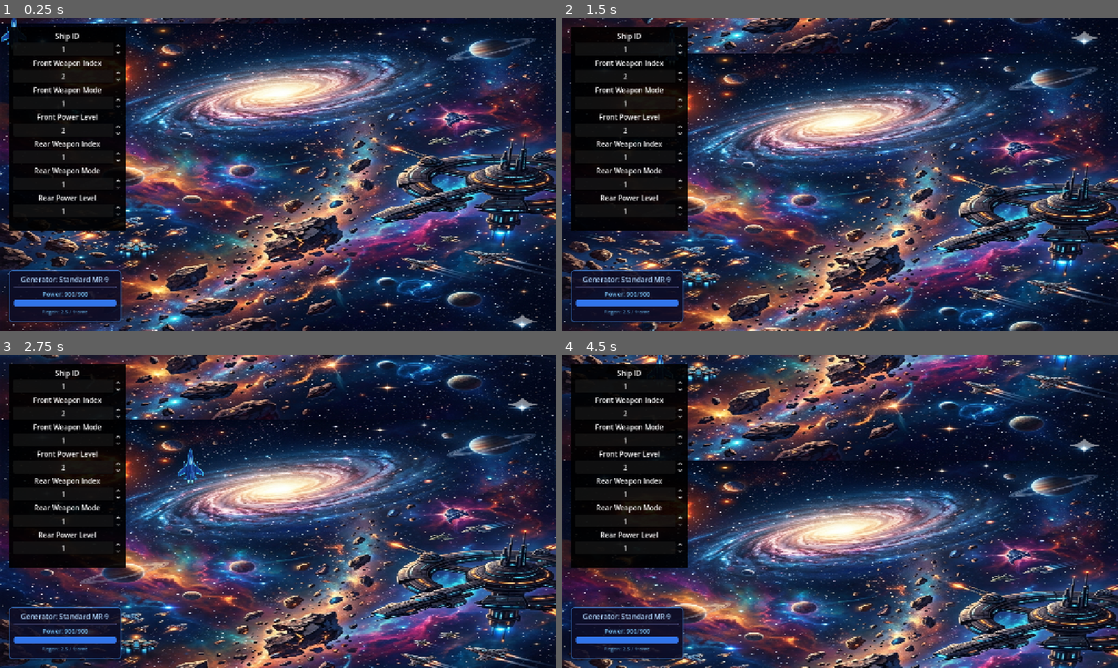
Above: before the commit, frames 1-4 (two rows, left to right).
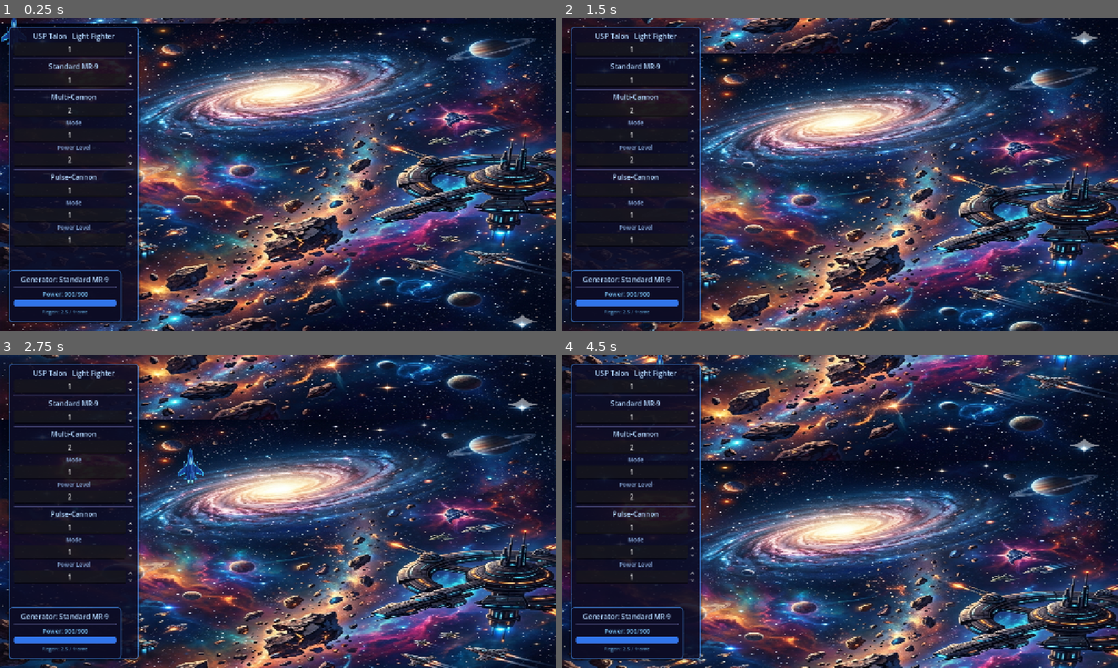
Above: after the commit, the same moments.

Repository: boryspimpek/Galaxid
Game: Godot game, scene res://scenes/world/World.tscn
The game is run twice, just before and just after one commit, with the same random seed, the same clock (stepped at 60 frames per second) and the same inputs.
Inputs:
- Up to frame 1 (0.25 s): no input
- Up to frame 2 (1.5 s): tap Enter (ui_accept) at 0.5, 0.77 s; hold Right (ui_right) 0.53-1.28 s; hold Down (ui_down) from 1.28 s (still down)
- Up to frame 3 (2.75 s): tap Enter (ui_accept) at 1.52 s; release Down (ui_down) at 2.03 s; hold Right (ui_right) from 2.03 s (still down)
- Up to frame 4 (4.5 s): release Right (ui_right) at 2.78 s; hold Up (ui_up) 2.78-3.53 s; tap Enter (ui_accept) at 3.02, 3.77 s; hold Left (ui_left) from 3.53 s (still down)

The runs differ from the first frame. In frame 1, 11% of the frame differs, in the area x 1-26%, y 2-98%; in frame 2, 11%; in frame 3, 12%; in frame 4, 12%.

Commit message:
generator ui

Diff:
--- a/scenes/player/player.gd
+++ b/scenes/player/player.gd
@@ -65,6 +65,13 @@
 
 	print("Player: Generator ID=", generator_id, " power=", generator_power, " → power_add=", power_add, " (energia/klatkę)")
 
+func reload_power_regeneration():
+	# Przelicz power_add na podstawie aktualnego generatora
+	var generator_id = PlayerSetup.generator_id
+	var generator_power = DataManager.get_generator_power(generator_id)
+	power_add = (generator_power * GameConstants.TYRIAN_FPS) / 60.0
+	print("Player: Przeładowano regenerację energii → power_add=", power_add)
+
 # ============================================================================
 # 2. RUCH I FIZYKA
 # ============================================================================
--- a/scenes/ui/PlayerConfigUI.gd
+++ b/scenes/ui/PlayerConfigUI.gd
@@ -5,19 +5,28 @@
 # ============================================================================
 
 # Referencje do SpinBox
-@onready var ship_id_spin = $VBoxContainer/ShipId
-@onready var front_weapon_index_spin = $VBoxContainer/FrontWeaponIndex
-@onready var front_weapon_mode_spin = $VBoxContainer/FrontWeaponMode
-@onready var front_power_level_spin = $VBoxContainer/FrontPowerLevel
-@onready var rear_weapon_index_spin = $VBoxContainer/RearWeaponIndex
-@onready var rear_weapon_mode_spin = $VBoxContainer/RearWeaponMode
-@onready var rear_power_level_spin = $VBoxContainer/RearPowerLevel
+@onready var ship_id_spin = $Background/VBoxContainer/ShipId
+@onready var generator_id_spin = $Background/VBoxContainer/GeneratorId
+@onready var front_weapon_index_spin = $Background/VBoxContainer/FrontWeaponIndex
+@onready var front_weapon_mode_spin = $Background/VBoxContainer/FrontWeaponMode
+@onready var front_power_level_spin = $Background/VBoxContainer/FrontPowerLevel
+@onready var rear_weapon_index_spin = $Background/VBoxContainer/RearWeaponIndex
+@onready var rear_weapon_mode_spin = $Background/VBoxContainer/RearWeaponMode
+@onready var rear_power_level_spin = $Background/VBoxContainer/RearPowerLevel
+
+# Referencje do etykiet z nazwami
+@onready var ship_name_label: Label = $Background/VBoxContainer/ShipNameLabel
+@onready var generator_name_label: Label = $Background/VBoxContainer/GeneratorNameLabel
+@onready var front_weapon_name_label: Label = $Background/VBoxContainer/FrontWeaponNameLabel
+@onready var rear_weapon_name_label: Label = $Background/VBoxContainer/RearWeaponNameLabel
 
 func _ready():
 	load_values_from_setup()
+	update_names()
 
 	# Podłącz sygnały - Callable z argumentem nazwy parametru
 	ship_id_spin.value_changed.connect(_on_ship_id_changed)
+	generator_id_spin.value_changed.connect(_on_generator_id_changed)
 	front_weapon_index_spin.value_changed.connect(_on_front_weapon_index_changed)
 	front_weapon_mode_spin.value_changed.connect(_on_front_weapon_mode_changed)
 	front_power_level_spin.value_changed.connect(_on_front_power_level_changed)
@@ -41,8 +50,10 @@
 		player.apply_ship_stats()
 		print("PlayerConfigUI: Przeładowano dane statku")
 
+
 func load_values_from_setup():
 	ship_id_spin.value = PlayerSetup.ship_id
+	generator_id_spin.value = PlayerSetup.generator_id
 	front_weapon_index_spin.value = PlayerSetup.front_weapon_index
 	front_weapon_mode_spin.value = PlayerSetup.front_weapon_mode
 	front_power_level_spin.value = PlayerSetup.front_power_level
@@ -50,17 +61,62 @@
 	rear_weapon_mode_spin.value = PlayerSetup.rear_weapon_mode
 	rear_power_level_spin.value = PlayerSetup.rear_power_level
 
+func update_names():
+	# Nazwa statku
+	var ship = DataManager.get_ship_by_id(PlayerSetup.ship_id)
+	if not ship.is_empty():
+		ship_name_label.text = ship.get("name", "Unknown Ship")
+	else:
+		ship_name_label.text = "Unknown Ship"
+
+	# Nazwa generatora
+	var generator = DataManager.get_generator_by_id(PlayerSetup.generator_id)
+	if not generator.is_empty():
+		generator_name_label.text = generator.get("name", "Unknown Generator")
+	else:
+		generator_name_label.text = "Unknown Generator"
+
+	# Nazwa przedniej broni
+	var front_weapon = DataManager.get_weapon_port_by_id(PlayerSetup.front_weapon_index)
+	if not front_weapon.is_empty():
+		front_weapon_name_label.text = front_weapon.get("name", "Unknown Weapon")
+	else:
+		front_weapon_name_label.text = "Unknown Weapon"
+
+	# Nazwa tylnej broni
+	var rear_weapon = DataManager.get_weapon_port_by_id(PlayerSetup.rear_weapon_index)
+	if not rear_weapon.is_empty():
+		rear_weapon_name_label.text = rear_weapon.get("name", "Unknown Weapon")
+	else:
+		rear_weapon_name_label.text = "Unknown Weapon"
+
 func _on_ship_id_changed(value: float):
 	PlayerSetup.ship_id = int(value)
 	print("PlayerConfigUI: Zmieniono ship_id = ", int(value))
 	ship_id_spin.release_focus()
 	reload_ship_data()
+	update_names()
+
+func _on_generator_id_changed(value: float):
+	PlayerSetup.generator_id = int(value)
+	print("PlayerConfigUI: Zmieniono generator_id = ", int(value))
+	generator_id_spin.release_focus()
+	reload_power_regeneration()
+	update_names()
+
+func reload_power_regeneration():
+	# Znajdź gracza w scenie i przeładuj regenerację energii
+	var player = get_tree().current_scene.find_child("Player", true, false)
+	if player:
+		player.reload_power_regeneration()
+		print("PlayerConfigUI: Przeładowano regenerację energii")
 
 func _on_front_weapon_index_changed(value: float):
 	PlayerSetup.front_weapon_index = int(value)
 	print("PlayerConfigUI: Zmieniono front_weapon_index = ", int(value))
 	front_weapon_index_spin.release_focus()
 	reload_weapon_config()
+	update_names()
 
 func _on_front_weapon_mode_changed(value: float):
 	PlayerSetup.front_weapon_mode = int(value)
@@ -78,6 +134,7 @@
 	PlayerSetup.rear_weapon_index = int(value)
 	print("PlayerConfigUI: Zmieniono rear_weapon_index = ", int(value))
 	rear_weapon_index_spin.release_focus()
+	update_names()
 
 func _on_rear_weapon_mode_changed(value: float):
 	PlayerSetup.rear_weapon_mode = int(value)
--- a/scenes/ui/PlayerConfigUI.tscn
+++ b/scenes/ui/PlayerConfigUI.tscn
@@ -1,6 +1,36 @@
 [gd_scene format=3 uid="uid://b8vqx4tqi0fke"]
 
 [ext_resource type="Script" path="res://scenes/ui/PlayerConfigUI.gd" id="1_8j8y8" uid="uid://c2f573g2ohek7"]
+
+[sub_resource type="StyleBoxFlat" id="StyleBoxFlat_bg"]
+content_margin_left = 12.0
+content_margin_top = 10.0
+content_margin_right = 12.0
+content_margin_bottom = 10.0
+bg_color = Color(0.05, 0.05, 0.15, 0.85)
+border_width_left = 2
+border_width_top = 2
+border_width_right = 2
+border_width_bottom = 2
+border_color = Color(0.3, 0.6, 1.0, 0.6)
+corner_radius_top_left = 8
+corner_radius_top_right = 8
+corner_radius_bottom_right = 8
+corner_radius_bottom_left = 8
+shadow_color = Color(0, 0, 0, 0.3)
+shadow_size = 4
+
+[sub_resource type="StyleBoxFlat" id="StyleBoxFlat_bar_bg"]
+bg_color = Color(0.1, 0.1, 0.2, 0.9)
+border_width_left = 1
+border_width_top = 1
+border_width_right = 1
+border_width_bottom = 1
+border_color = Color(0.3, 0.3, 0.5, 0.5)
+corner_radius_top_left = 4
+corner_radius_top_right = 4
+corner_radius_bottom_right = 4
+corner_radius_bottom_left = 4
 
 [node name="PlayerConfigUI" type="Control" unique_id=290511547]
 script = ExtResource("1_8j8y8")
@@ -8,66 +38,91 @@
 anchors_preset = 0
 offset_left = 20.0
 offset_top = 20.0
-offset_right = 520.0
-offset_bottom = 620.0
+offset_right = 320.0
+offset_bottom = 700.0
 grow_vertical = 2
 
-[node name="Background" type="ColorRect" parent="." unique_id=716108404]
+[node name="Background" type="PanelContainer" parent="." unique_id=716108404]
 z_index = -1
 layout_mode = 1
 anchors_preset = 15
 anchor_right = 1.0
 anchor_bottom = 1.0
-offset_right = -230.0
-offset_bottom = -130.0
 grow_horizontal = 2
 grow_vertical = 2
-color = Color(0.00037879302, 2.2678797e-09, 0.00020417666, 0.9019608)
-
-[node name="VBoxContainer" type="VBoxContainer" parent="." unique_id=849378536]
-layout_mode = 1
-anchors_preset = 15
-anchor_right = 1.0
-anchor_bottom = 1.0
-offset_left = 10.0
-offset_top = 10.0
-offset_right = -240.0
-offset_bottom = -160.0
-grow_horizontal = 2
-grow_vertical = 2
-
-[node name="ShipIdLabel" type="Label" parent="VBoxContainer" unique_id=1355461273]
-layout_mode = 2
-text = "Ship ID"
-horizontal_alignment = 1
-
-[node name="ShipId" type="SpinBox" parent="VBoxContainer" unique_id=1198482493]
+theme_override_styles/panel = SubResource("StyleBoxFlat_bg")
+
+[node name="VBoxContainer" type="VBoxContainer" parent="Background" unique_id=849378536]
+layout_mode = 2
+theme_override_constants/separation = 4
+
+[node name="ShipNameLabel" type="Label" parent="Background/VBoxContainer"]
+layout_mode = 2
+theme_override_font_sizes/font_size = 16
+theme_override_colors/font_color = Color(0.7, 0.85, 1.0, 1)
+text = "Unknown Ship"
+horizontal_alignment = 1
+
+[node name="ShipId" type="SpinBox" parent="Background/VBoxContainer" unique_id=1198482493]
 layout_mode = 2
 size_flags_horizontal = 3
 focus_mode = 0
 max_value = 13.0
 value = 1.0
 alignment = 1
-
-[node name="FrontWeaponIndexLabel" type="Label" parent="VBoxContainer" unique_id=339620443]
-layout_mode = 2
-text = "Front Weapon Index"
-horizontal_alignment = 1
-
-[node name="FrontWeaponIndex" type="SpinBox" parent="VBoxContainer" unique_id=2032106987]
+theme_override_font_sizes/font_size = 14
+theme_override_colors/font_color = Color(0.5, 0.8, 1.0, 1)
+
+[node name="HSeparator" type="HSeparator" parent="Background/VBoxContainer"]
+layout_mode = 2
+theme_override_styles/separator = SubResource("StyleBoxFlat_bar_bg")
+
+[node name="GeneratorNameLabel" type="Label" parent="Background/VBoxContainer"]
+layout_mode = 2
+theme_override_font_sizes/font_size = 16
+theme_override_colors/font_color = Color(0.7, 0.85, 1.0, 1)
+text = "Unknown Generator"
+horizontal_alignment = 1
+
+[node name="GeneratorId" type="SpinBox" parent="Background/VBoxContainer"]
+layout_mode = 2
+size_flags_horizontal = 3
+focus_mode = 0
+max_value = 6.0
+value = 1.0
+alignment = 1
+theme_override_font_sizes/font_size = 14
+theme_override_colors/font_color = Color(0.5, 0.8, 1.0, 1)
+
+[node name="HSeparator2" type="HSeparator" parent="Background/VBoxContainer"]
+layout_mode = 2
+theme_override_styles/separator = SubResource("StyleBoxFlat_bar_bg")
+
+[node name="FrontWeaponNameLabel" type="Label" parent="Background/VBoxContainer"]
+layout_mode = 2
+theme_override_font_sizes/font_size = 16
+theme_override_colors/font_color = Color(0.7, 0.85, 1.0, 1)
+text = "Unknown Weapon"
+horizontal_alignment = 1
+
+[node name="FrontWeaponIndex" type="SpinBox" parent="Background/VBoxContainer" unique_id=2032106987]
 layout_mode = 2
 size_flags_horizontal = 3
 focus_mode = 0
 max_value = 42.0
 value = 2.0
 alignment = 1
-
-[node name="FrontWeaponModeLabel" type="Label" parent="VBoxContainer" unique_id=1383835779]
-layout_mode = 2
-text = "Front Weapon Mode"
-horizontal_alignment = 1
-
-[node name="FrontWeaponMode" type="SpinBox" parent="VBoxContainer" unique_id=468586884]
+theme_override_font_sizes/font_size = 14
+theme_override_colors/font_color = Color(0.5, 0.8, 1.0, 1)
+
+[node name="FrontWeaponModeLabel" type="Label" parent="Background/VBoxContainer" unique_id=1383835779]
+layout_mode = 2
+theme_override_font_sizes/font_size = 13
+theme_override_colors/font_color = Color(0.6, 0.75, 0.95, 0.9)
+text = "Mode"
+horizontal_alignment = 1
+
+[node name="FrontWeaponMode" type="SpinBox" parent="Background/VBoxContainer" unique_id=468586884]
 layout_mode = 2
 size_flags_horizontal = 3
 focus_mode = 0
@@ -75,13 +130,17 @@
 max_value = 2.0
 value = 1.0
 alignment = 1
-
-[node name="FrontPowerLevelLabel" type="Label" parent="VBoxContainer" unique_id=1924855925]
-layout_mode = 2
-text = "Front Power Level"
-horizontal_alignment = 1
-
-[node name="FrontPowerLevel" type="SpinBox" parent="VBoxContainer" unique_id=1533827478]
+theme_override_font_sizes/font_size = 14
+theme_override_colors/font_color = Color(0.5, 0.8, 1.0, 1)
+
+[node name="FrontPowerLevelLabel" type="Label" parent="Background/VBoxContainer" unique_id=1924855925]
+layout_mode = 2
+theme_override_font_sizes/font_size = 13
+theme_override_colors/font_color = Color(0.6, 0.75, 0.95, 0.9)
+text = "Power Level"
+horizontal_alignment = 1
+
+[node name="FrontPowerLevel" type="SpinBox" parent="Background/VBoxContainer" unique_id=1533827478]
 layout_mode = 2
 size_flags_horizontal = 3
 focus_mode = 0
@@ -89,26 +148,38 @@
 max_value = 11.0
 value = 2.0
 alignment = 1
-
-[node name="RearWeaponIndexLabel" type="Label" parent="VBoxContainer" unique_id=1541351752]
-layout_mode = 2
-text = "Rear Weapon Index"
-horizontal_alignment = 1
-
-[node name="RearWeaponIndex" type="SpinBox" parent="VBoxContainer" unique_id=1817939380]
+theme_override_font_sizes/font_size = 14
+theme_override_colors/font_color = Color(0.5, 0.8, 1.0, 1)
+
+[node name="HSeparator3" type="HSeparator" parent="Background/VBoxContainer"]
+layout_mode = 2
+theme_override_styles/separator = SubResource("StyleBoxFlat_bar_bg")
+
+[node name="RearWeaponNameLabel" type="Label" parent="Background/VBoxContainer"]
+layout_mode = 2
+theme_override_font_sizes/font_size = 16
+theme_override_colors/font_color = Color(0.7, 0.85, 1.0, 1)
+text = "Unknown Weapon"
+horizontal_alignment = 1
+
+[node name="RearWeaponIndex" type="SpinBox" parent="Background/VBoxContainer" unique_id=1817939380]
 layout_mode = 2
 size_flags_horizontal = 3
 focus_mode = 0
 max_value = 42.0
 value = 1.0
 alignment = 1
-
-[node name="RearWeaponModeLabel" type="Label" parent="VBoxContainer" unique_id=2135259716]
-layout_mode = 2
-text = "Rear Weapon Mode"
-horizontal_alignment = 1
-
-[node name="RearWeaponMode" type="SpinBox" parent="VBoxContainer" unique_id=2064037031]
+theme_override_font_sizes/font_size = 14
+theme_override_colors/font_color = Color(0.5, 0.8, 1.0, 1)
+
+[node name="RearWeaponModeLabel" type="Label" parent="Background/VBoxContainer" unique_id=2135259716]
+layout_mode = 2
+theme_override_font_sizes/font_size = 13
+theme_override_colors/font_color = Color(0.6, 0.75, 0.95, 0.9)
+text = "Mode"
+horizontal_alignment = 1
+
+[node name="RearWeaponMode" type="SpinBox" parent="Background/VBoxContainer" unique_id=2064037031]
 layout_mode = 2
 size_flags_horizontal = 3
 focus_mode = 0
@@ -116,13 +187,17 @@
 max_value = 2.0
 value = 1.0
 alignment = 1
-
-[node name="RearPowerLevelLabel" type="Label" parent="VBoxContainer" unique_id=563343569]
-layout_mode = 2
-text = "Rear Power Level"
-horizontal_alignment = 1
-
-[node name="RearPowerLevel" type="SpinBox" parent="VBoxContainer" unique_id=1457461733]
+theme_override_font_sizes/font_size = 14
+theme_override_colors/font_color = Color(0.5, 0.8, 1.0, 1)
+
+[node name="RearPowerLevelLabel" type="Label" parent="Background/VBoxContainer" unique_id=563343569]
+layout_mode = 2
+theme_override_font_sizes/font_size = 13
+theme_override_colors/font_color = Color(0.6, 0.75, 0.95, 0.9)
+text = "Power Level"
+horizontal_alignment = 1
+
+[node name="RearPowerLevel" type="SpinBox" parent="Background/VBoxContainer" unique_id=1457461733]
 layout_mode = 2
 size_flags_horizontal = 3
 focus_mode = 0
@@ -130,3 +205,5 @@
 max_value = 11.0
 value = 1.0
 alignment = 1
+theme_override_font_sizes/font_size = 14
+theme_override_colors/font_color = Color(0.5, 0.8, 1.0, 1)
